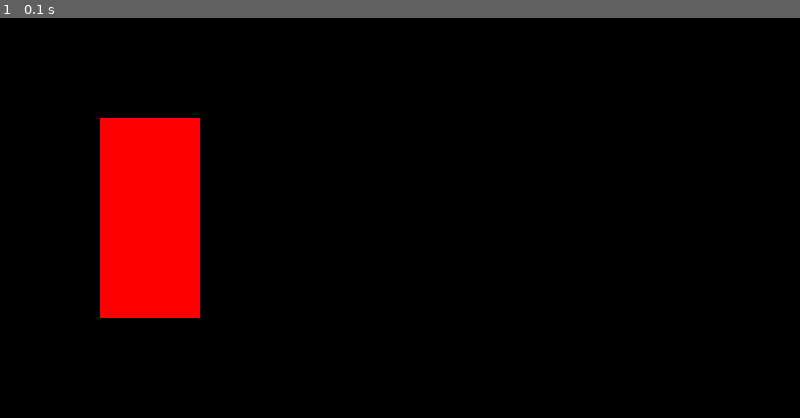
Above: before the commit, frame 1.
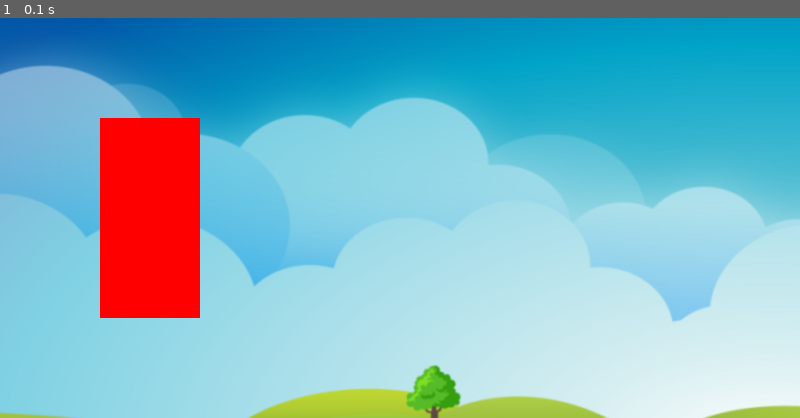
Above: after the commit, the same moment.

Repository: darkcohiba/pygames-first-plat
Game: pygame game, started from main.py
The game is run twice, just before and just after one commit, with the same random seed, the same clock (stepped at 60 frames per second) and the same inputs.
Inputs:
- Up to frame 1 (0.1 s): no input

The runs differ from the first frame. In frame 1, 94% of the frame differs, in the area x 0-100%, y 0-100%.

Commit message:
chore: added images

Diff:
--- a/main.py
+++ b/main.py
@@ -9,11 +9,15 @@
 
 test_surface = pygame.Surface((100, 200))
 test_surface.fill("red")
+background_surface = pygame.image.load('graphics/bg/URy5F.png')
 while True:
     for event in pygame.event.get():
         if event.type == pygame.QUIT:
             pygame.quit()
             exit()
+
+    # background
+    screen.blit(background_surface, (0, 0))
     # x axis, y axis, 0, 0 is the top left corner
     screen.blit(test_surface, (100, 100))
     pygame.display.update()
Binary file added: graphics/bg/URy5F.png
